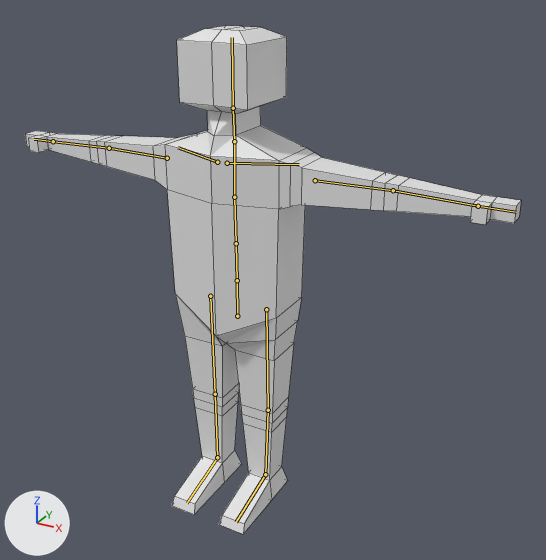
The Blender file Assets/Blender/MomarsBaby.blend as it was, and as the next commit left it.
Before and after are seen from a camera (50 mm lens) standing at (1.38, -2.23, 2.08) and looking at (0.13, 0.03, 0.95). The lights are fixed; the arrows at lower left show +X, +Y and +Z. The picture after the commit comes second. The bones that bend it are drawn over the model as lines. Mesh edges are drawn as thin lines.
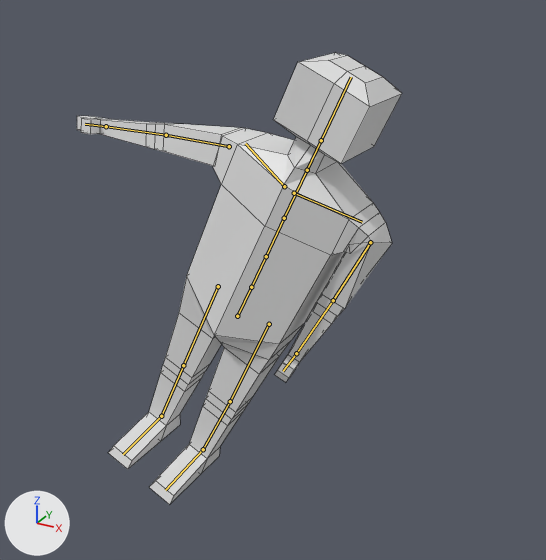
The newer file adds an action. The first version stands in its rest pose; the second is drawn at frame 1 of the action 'WallRunning'.

The edits, one by one:
Bone 'Hips' (bone_hips) turns from (0, 0, 0) to (0, 0, -25) degrees about its own x, y and z.
Bone 'upper_arm.L' (bone_upper_arm_l) turns from (0, 0, 0) to (8, 0, -94) degrees about its own x, y and z.
Bone 'upper_arm.R' (bone_upper_arm_r) turns from (0, 0, 0) to (3, 8, 24) degrees about its own x, y and z.

Location of each change, [x1, y1, x2, y2] in pixels of the pictures (546 x 560 px):
'Cube', posed (34% narrower, 11% shorter): before [25, 26, 521, 534]; after [77, 53, 402, 504]
bone 'Hips', root to tip: before (237, 316) to (237, 280); after (237, 316) to (251, 287)
bone 'upper_arm.L', root to tip: before (315, 180) to (393, 190); after (370, 242) to (333, 300)
bone 'upper_arm.R', root to tip: before (167, 158) to (109, 148); after (229, 146) to (166, 135)
